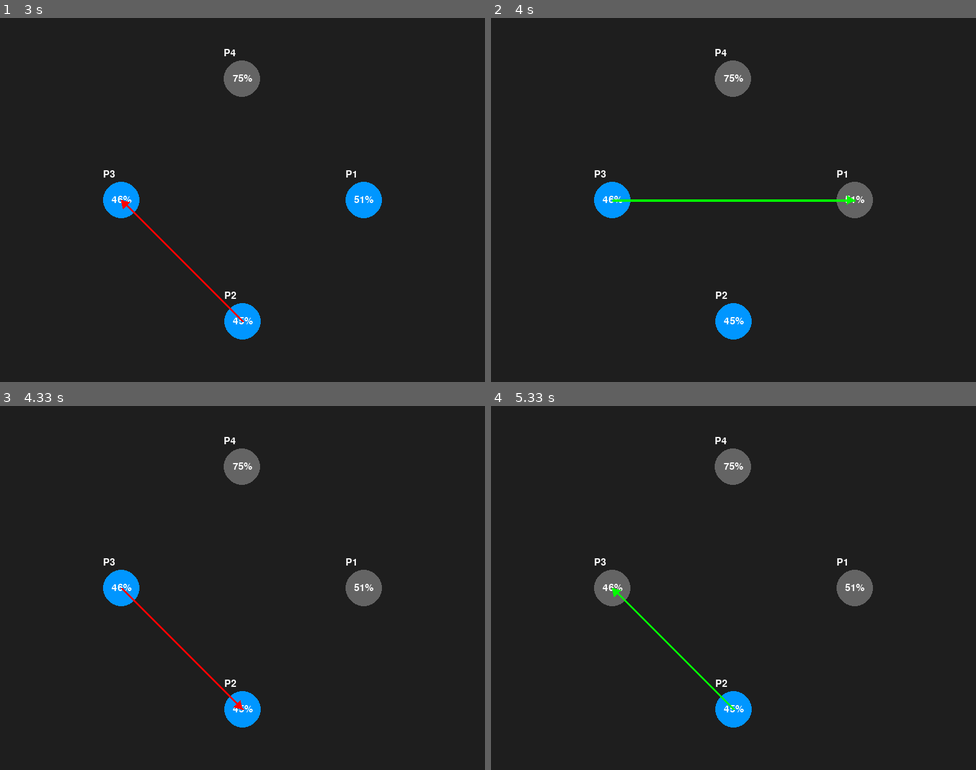
Above: before the commit, frames 1-4 (two rows, left to right).
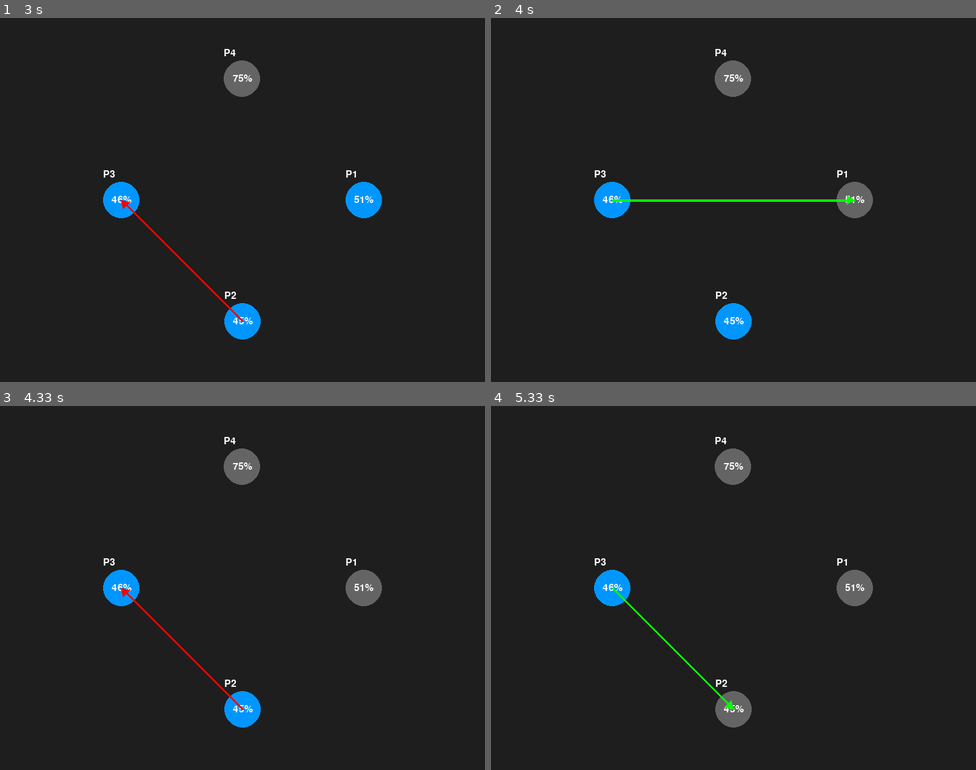
Above: after the commit, the same moments.

Repository: DanNgobe/nuel-sim
Game: pygame game, started from main.py
The game is run twice, just before and just after one commit, with the same random seed, the same clock (stepped at 60 frames per second) and the same inputs.
Inputs:
- Up to frame 1 (3 s): no input
- Up to frame 2 (4 s): no input
- Up to frame 3 (4.33 s): no input
- Up to frame 4 (5.33 s): no input

Frames 1-2 are identical in both runs. In frame 3, less than 0.1% of the frame differs, in the area x 25-50%, y 50-84%; in frame 4, 1.1%, in the area x 21-54%, y 45-89%.

Commit message:
fix: sequential order not correct

Diff:
--- a/core/game.py
+++ b/core/game.py
@@ -4,7 +4,7 @@
     def __init__(self, players, mode="sequential"):
         self.players = players
         self.history = []
-        self.turn = 0
+        self.last_shooter = None
         self.mode = mode  # "sequential", "simultaneous", or "random"
 
     def get_alive_players(self):
@@ -26,9 +26,23 @@
         else:  # sequential or random
             if self.mode == "random":
                 shooter = random.choice(alive)
-            else:
-                shooter = alive[self.turn % len(alive)]
-            target = shooter.choose_target(alive)
-            hit = shooter.shoot(target)
-            self.history.append((shooter, target, hit))
-            self.turn += 1
+            else:  # sequential using last_shooter
+                shooter = None
+                start_index = 0
+
+                # If we have a last shooter, start from the next index
+                if self.last_shooter in self.players:
+                    start_index = (self.players.index(self.last_shooter) + 1) % len(self.players)
+
+                for i in range(len(self.players)):
+                    idx = (start_index + i) % len(self.players)
+                    candidate = self.players[idx]
+                    if candidate.alive:
+                        shooter = candidate
+                        break
+
+            if shooter:
+                target = shooter.choose_target(alive)
+                hit = shooter.shoot(target)
+                self.history.append((shooter, target, hit))
+                self.last_shooter = shooter
